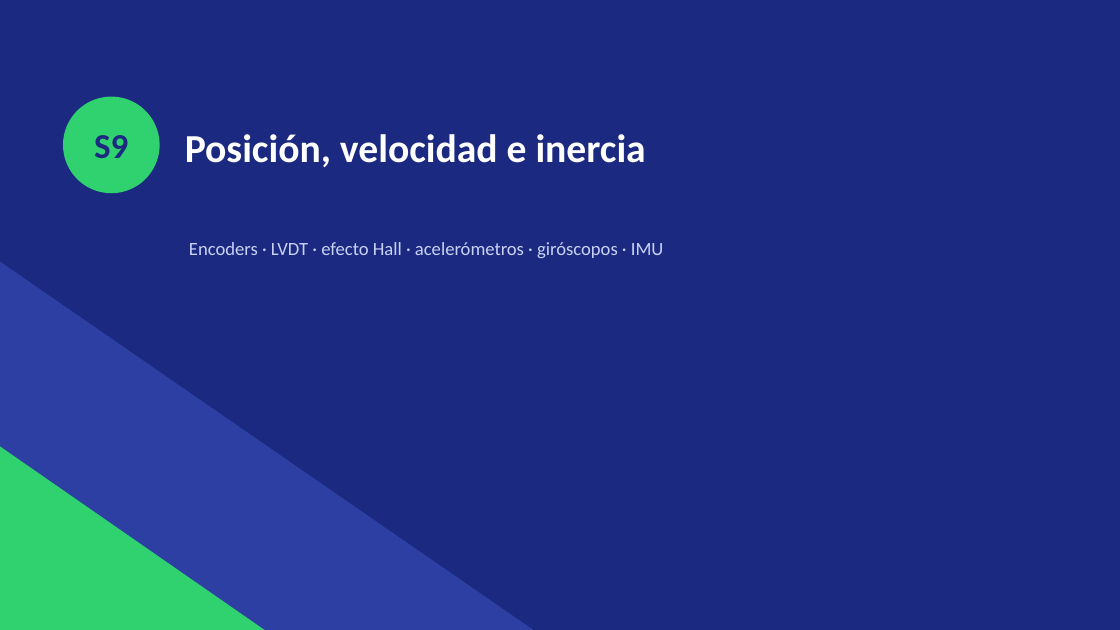
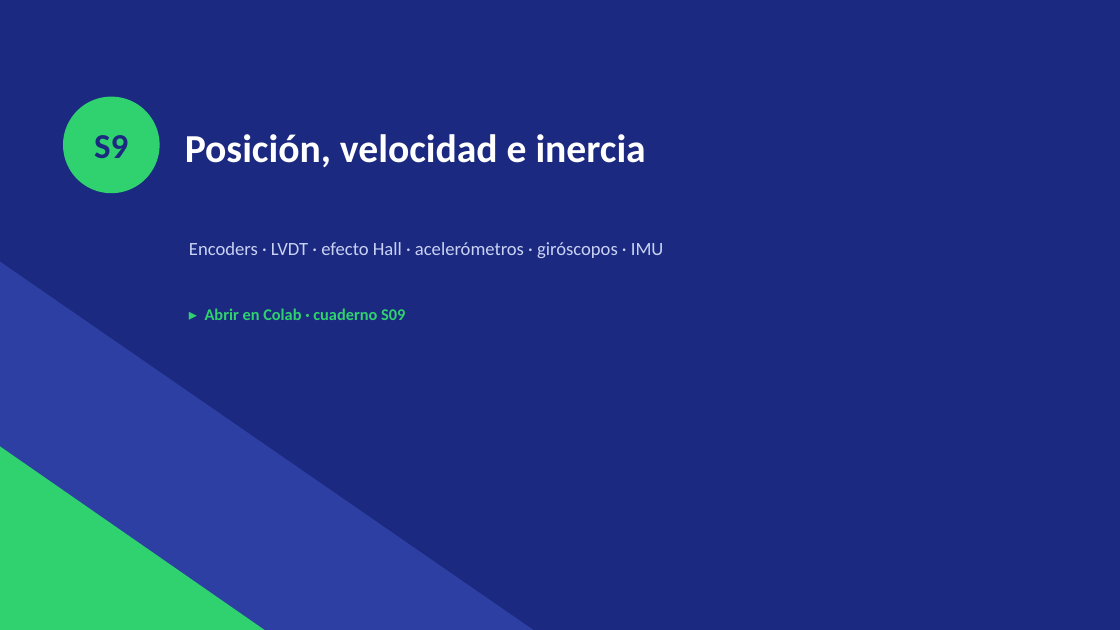
Before and after one commit to grcarmenaty/MecatronicaRobotica, a slide deck: slide 6 of entregables/presentaciones/IQS_B3_Sensores_Actuadores.pptx. Drawn at 1120x630 pixels with LibreOffice and Linux fonts; fonts in the diff are those of the drawing. Boxes give left, top, right and bottom in pixels: in the first picture for what was removed or moved away, otherwise in the second. Text is boxed around its words. In the diff, an @@ line names an element or a change of style, - is before the commit and + after.

```diff
--- a/entregables/presentaciones/IQS_B3_Sensores_Actuadores.pptx
+++ b/entregables/presentaciones/IQS_B3_Sensores_Actuadores.pptx
@@ text added at box(205, 308, 405, 320), 14 pt, text #2FD26E, bold @@
+▸ Abrir en Colab · cuaderno S09
```
Also in this commit, not shown: 4 other slides changed, 15 other files.
